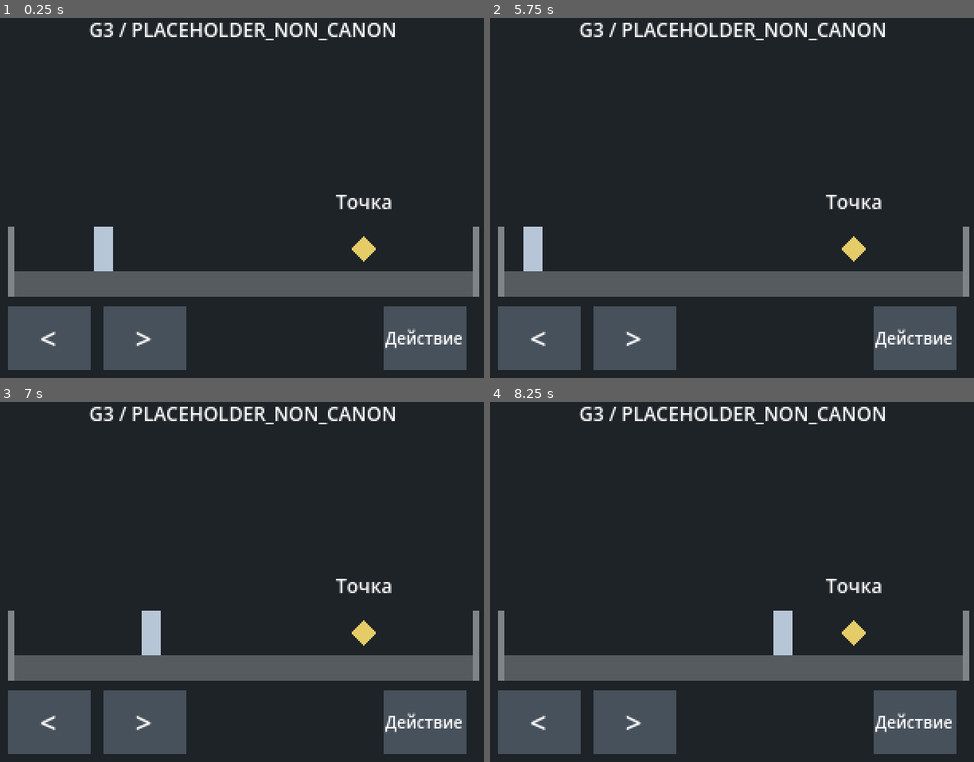
Above: before the commit, frames 1-4 (two rows, left to right).
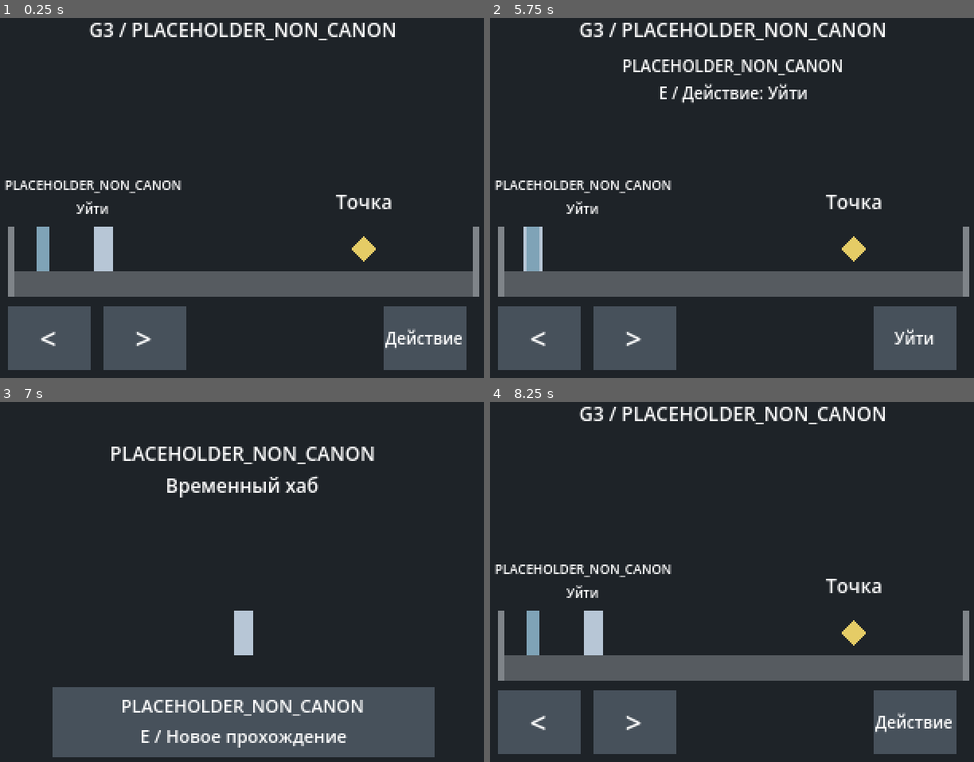
Above: after the commit, the same moments.

Repository: Nozomit01/Invariant
Game: Godot game, scene res://scenes/rooftop.tscn
Same seed, same stepped clock (60 frames per second), same inputs: the game is played once before the commit and once after it.
Inputs (mouse positions are in pixels of both pictures, inside the frame that each line leads up to):
- Up to frame 1 (0.25 s): no input
- Up to frame 2 (5.75 s): tap Enter at 0.5 s; move the mouse to (843, 176) at 0.52 s; hold D (move_right) 0.53-1.28 s; tap 1 (dialogue_choice_1) at 0.6, 3.05, 3.6 s; click (843, 176) at 0.67 s; tap 2 (dialogue_choice_2) at 0.8, 1.35, 3.8, 4.35 s; move the mouse to (630, 212) at 1.27 s; hold A (move_left) 1.28-2.03 s; click (630, 212) at 1.42 s; tap 3 (dialogue_choice_3) at 1.55, 2.1, 4.55, 5.1 s; move the mouse to (785, 111) at 2.02 s; hold E (interact) 2.03-2.78 s; hold D (move_right) 2.03-3.53 s; click (785, 111) at 2.17 s; move the mouse to (707, 270) at 2.77 s; tap E (interact) at 2.85 s; click (707, 270) at 2.92 s; move the mouse to (886, 252) at 3.52 s; hold A (move_left) from 3.53 s (still down); click (886, 252) at 3.67 s; move the mouse to (581, 136) at 4.27 s; click (581, 136) at 4.42 s; move the mouse to (761, 194) at 5.02 s; hold E (interact) from 5.03 s (still down); click (761, 194) at 5.17 s
- Up to frame 3 (7 s): move the mouse to (169, 484) at 5.77 s; release A (move_left) at 5.78 s; release E (interact) at 5.78 s; hold D (move_right) from 5.78 s (still down); tap E (interact) at 5.85 s; click (169, 484) at 5.92 s; tap 1 (dialogue_choice_1) at 6.05, 6.6 s; move the mouse to (353, 560) at 6.52 s; click (353, 560) at 6.67 s; tap 2 (dialogue_choice_2) at 6.8 s
- Up to frame 4 (8.25 s): move the mouse to (630, 596) at 7.27 s; tap 2 (dialogue_choice_2) at 7.35 s; click (630, 596) at 7.42 s; tap 3 (dialogue_choice_3) at 7.55, 8.1 s; move the mouse to (785, 495) at 8.02 s; release D (move_right) at 8.03 s; hold A (move_left) from 8.03 s (still down); hold E (interact) from 8.03 s (still down); click (785, 495) at 8.17 s

The runs differ from the first frame. In frame 1, 1.0% of the frame differs, in the area x 0-38%, y 45-71%; in frame 2, 2.9%; in frame 3, 24%, in the area x 1-100%, y 1-99%; in frame 4, 2.0%.

Commit message:
feat: add G5 technical rooftop exit hub and repeatable run cycle

Diff:
--- a/scenes/rooftop.tscn
+++ b/scenes/rooftop.tscn
@@ -94,6 +94,36 @@
 horizontal_alignment = 1
 vertical_alignment = 1
 
+[node name="Exit_PLACEHOLDER_NON_CANON" type="Node2D" parent="."]
+position = Vector2(34, 154)
+
+[node name="Marker" type="Polygon2D" parent="Exit_PLACEHOLDER_NON_CANON"]
+polygon = PackedVector2Array(-4, -14, 4, -14, 4, 14, -4, 14)
+color = Color(0.5, 0.64, 0.72, 1)
+
+[node name="ExitLabel" type="Label" parent="UI"]
+offset_left = 0.0
+offset_top = 108.0
+offset_right = 132.0
+offset_bottom = 136.0
+mouse_filter = 2
+theme_override_font_sizes/font_size = 8
+text = "PLACEHOLDER_NON_CANON\nУйти"
+horizontal_alignment = 1
+vertical_alignment = 1
+
+[node name="ExitPrompt" type="Label" parent="UI"]
+visible = false
+offset_left = 8.0
+offset_top = 32.0
+offset_right = 312.0
+offset_bottom = 62.0
+mouse_filter = 2
+theme_override_font_sizes/font_size = 10
+text = "PLACEHOLDER_NON_CANON\nE / Действие: Уйти"
+horizontal_alignment = 1
+vertical_alignment = 1
+
 [node name="Dialogue" type="Node2D" parent="UI"]
 visible = false
 script = ExtResource("2_dialogue")
--- /dev/null
+++ b/scenes/technical_hub.tscn
@@ -0,0 +1,66 @@
+[gd_scene load_steps=3 format=3]
+
+[ext_resource type="Script" path="res://scripts/technical_hub.gd" id="1_hub"]
+
+[sub_resource type="RectangleShape2D" id="RectangleShape2D_restart"]
+size = Vector2(240, 44)
+
+[node name="TechnicalHub_PLACEHOLDER_NON_CANON" type="Node2D"]
+script = ExtResource("1_hub")
+
+[node name="Background" type="Polygon2D" parent="."]
+polygon = PackedVector2Array(0, 0, 320, 0, 320, 240, 0, 240)
+color = Color(0.12, 0.14, 0.16, 1)
+
+[node name="Transition" type="Label" parent="."]
+offset_left = 8.0
+offset_top = 92.0
+offset_right = 312.0
+offset_bottom = 148.0
+mouse_filter = 2
+theme_override_font_sizes/font_size = 12
+text = "PLACEHOLDER_NON_CANON\nТехнический переход"
+horizontal_alignment = 1
+vertical_alignment = 1
+
+[node name="Hub" type="Node2D" parent="."]
+visible = false
+
+[node name="Title" type="Label" parent="Hub"]
+offset_left = 8.0
+offset_top = 28.0
+offset_right = 312.0
+offset_bottom = 76.0
+mouse_filter = 2
+theme_override_font_sizes/font_size = 12
+text = "PLACEHOLDER_NON_CANON\nВременный хаб"
+horizontal_alignment = 1
+vertical_alignment = 1
+
+[node name="PLACEHOLDER_NON_CANON" type="Node2D" parent="Hub"]
+position = Vector2(160, 154)
+
+[node name="Rectangle" type="Polygon2D" parent="Hub/PLACEHOLDER_NON_CANON"]
+polygon = PackedVector2Array(-6, -14, 6, -14, 6, 14, -6, 14)
+color = Color(0.72, 0.78, 0.84, 1)
+
+[node name="Restart" type="TouchScreenButton" parent="Hub"]
+position = Vector2(160, 210)
+shape = SubResource("RectangleShape2D_restart")
+shape_visible = false
+action = "interact"
+
+[node name="Background" type="Polygon2D" parent="Hub/Restart"]
+polygon = PackedVector2Array(-120, -22, 120, -22, 120, 22, -120, 22)
+color = Color(0.28, 0.32, 0.36, 1)
+
+[node name="Label" type="Label" parent="Hub/Restart"]
+offset_left = -120.0
+offset_top = -22.0
+offset_right = 120.0
+offset_bottom = 22.0
+mouse_filter = 2
+theme_override_font_sizes/font_size = 11
+text = "PLACEHOLDER_NON_CANON\nE / Новое прохождение"
+horizontal_alignment = 1
+vertical_alignment = 1
--- a/scripts/rooftop.gd
+++ b/scripts/rooftop.gd
@@ -3,6 +3,7 @@
 
 const RunState = preload("res://scripts/state/run_state.gd")
 const DialogueData = preload("res://data/dialogue/g3_test_dialogue.gd")
+const SceneSwitch = preload("res://scripts/technical_scene_switch.gd")
 
 const SPEED := 80.0
 const ACCELERATION := 520.0
@@ -10,15 +11,18 @@
 const LEFT_EDGE := 22.0
 const RIGHT_EDGE := 298.0
 const INTERACTION_DISTANCE := 26.0
+const EXIT_DISTANCE := 12.0
 
 var horizontal_speed := 0.0
 var run_state = RunState.new()
 var demo_page := 0
+var leaving := false
 
 @onready var player: Node2D = $PLACEHOLDER_NON_CANON
 @onready var interaction_point: Node2D = $InteractionPoint
 @onready var prompt: Label = $UI/Prompt
 @onready var dialogue = $UI/Dialogue
+@onready var exit_point: Node2D = $Exit_PLACEHOLDER_NON_CANON
 
 
 func _ready() -> void:
@@ -42,6 +46,8 @@
 
 
 func _physics_process(delta: float) -> void:
+	if leaving:
+		return
 	var direction := Input.get_axis("move_left", "move_right")
 	var rate := ACCELERATION if not is_zero_approx(direction) else BRAKING
 	horizontal_speed = move_toward(horizontal_speed, direction * SPEED, rate * delta)
@@ -51,6 +57,14 @@
 		horizontal_speed = 0.0
 
 	var nearby := absf(player.position.x - interaction_point.position.x) <= INTERACTION_DISTANCE
+	var near_exit := absf(player.position.x - exit_point.position.x) <= EXIT_DISTANCE
+	$UI/ExitPrompt.visible = near_exit
+	$UI/Interact/Label.text = "Уйти" if near_exit else "Действие"
+	if near_exit and Input.is_action_just_pressed("interact"):
+		leaving = true
+		dialogue.stop()
+		SceneSwitch.go_to.call_deferred(self, "res://scenes/technical_hub.tscn")
+		return
 	if not nearby:
 		dialogue.stop()
 	elif Input.is_action_just_pressed("interact"):
@@ -62,3 +76,4 @@
 				break
 	prompt.visible = nearby and not dialogue.visible
 	$UI/PointLabel.visible = not dialogue.visible
+	$UI/ExitLabel.visible = not dialogue.visible
--- /dev/null
+++ b/scripts/technical_hub.gd
@@ -0,0 +1,25 @@
+extends Node2D
+## PLACEHOLDER_NON_CANON: stationary technical hub, not the GDD's full hub.
+
+const SceneSwitch = preload("res://scripts/technical_scene_switch.gd")
+var ready_for_restart := false
+var returning := false
+
+
+func _ready() -> void:
+	$Hub.hide()
+	$Transition.show()
+	# A short UI transition only; no narrative time or ending is simulated.
+	await get_tree().create_timer(0.35).timeout
+	SceneSwitch.release_pressed_input()
+	$Transition.hide()
+	$Hub.show()
+	ready_for_restart = true
+
+
+func _unhandled_input(event: InputEvent) -> void:
+	if not ready_for_restart or returning:
+		return
+	if event.is_action_pressed("interact") and not event.is_echo():
+		returning = true
+		SceneSwitch.go_to.call_deferred(self, "res://scenes/rooftop.tscn")
--- /dev/null
+++ b/scripts/technical_scene_switch.gd
@@ -0,0 +1,30 @@
+extends RefCounted
+## Shared cleanup for the two G5 scene replacements; no persistent manager.
+
+
+static func release_pressed_input() -> void:
+	Input.flush_buffered_events()
+	for action in InputMap.get_actions():
+		for binding in InputMap.action_get_events(action):
+			if binding is InputEventKey:
+				var released := binding.duplicate() as InputEventKey
+				released.pressed = false
+				released.echo = false
+				Input.parse_input_event(released)
+		Input.action_release(action)
+	for button in [MOUSE_BUTTON_LEFT, MOUSE_BUTTON_RIGHT, MOUSE_BUTTON_MIDDLE]:
+		if Input.is_mouse_button_pressed(button):
+			var released := InputEventMouseButton.new()
+			released.button_index = button
+			Input.parse_input_event(released)
+	Input.flush_buffered_events()
+
+
+static func go_to(owner: CanvasItem, path: String) -> void:
+	# Hiding first releases TouchScreenButton finger ownership as well as actions.
+	owner.hide()
+	release_pressed_input()
+	var error := owner.get_tree().change_scene_to_file(path)
+	if error != OK:
+		owner.show()
+		push_error("G5 technical scene replacement failed: " + error_string(error))
--- /dev/null
+++ b/tests/g5_cycle_smoke.gd
@@ -0,0 +1,151 @@
+extends SceneTree
+## Real scene replacement and input across repeated technical runs.
+
+const ROOF := "res://scenes/rooftop.tscn"
+const HUB := "res://scenes/technical_hub.tscn"
+var failures := 0
+
+
+func _initialize() -> void:
+	_run.call_deferred()
+
+
+func _check(condition: bool, description: String) -> void:
+	if condition:
+		print("PASS: ", description)
+	else:
+		failures += 1
+		print("FAIL: ", description)
+
+
+func _frames(count: int = 2) -> void:
+	for frame in range(count):
+		await physics_frame
+		await process_frame
+
+
+func _key(code: Key, pressed: bool, echo: bool = false) -> void:
+	var event := InputEventKey.new()
+	event.physical_keycode = code
+	event.pressed = pressed
+	event.echo = echo
+	Input.parse_input_event(event)
+
+
+func _tap_key(code: Key) -> void:
+	_key(code, true)
+	await _frames()
+	_key(code, false)
+	await _frames()
+
+
+func _touch(index: int, position: Vector2, pressed: bool) -> void:
+	var event := InputEventScreenTouch.new()
+	event.index = index
+	event.position = position
+	event.pressed = pressed
+	root.push_input(event, true)
+
+
+func _clean_input() -> bool:
+	for code in [KEY_A, KEY_D, KEY_LEFT, KEY_RIGHT, KEY_E, KEY_1, KEY_2, KEY_3]:
+		if Input.is_physical_key_pressed(code):
+			return false
+	for action in [&"move_left", &"move_right", &"interact", &"dialogue_choice_1", &"dialogue_choice_2", &"dialogue_choice_3"]:
+		if Input.is_action_pressed(action):
+			return false
+	return true
+
+
+func _scene_count() -> int:
+	var count := 0
+	for node in root.get_children():
+		if node.scene_file_path in [ROOF, HUB]:
+			count += 1
+	return count
+
+
+func _run() -> void:
+	if not ResourceLoader.exists(HUB):
+		print("FAIL: G5 technical hub does not exist yet")
+		quit(1)
+		return
+	var first := (load(ROOF) as PackedScene).instantiate()
+	root.add_child(first)
+	current_scene = first
+	await _frames()
+	var initial: Dictionary = first.run_state.snapshot()
+	for cycle in range(4):
+		var rooftop = current_scene
+		_check(rooftop.scene_file_path == ROOF and _scene_count() == 1, "one rooftop at cycle " + str(cycle))
+		_check(rooftop.run_state.snapshot() == initial and rooftop.demo_page == 0, "fresh G4 state and dialogue context")
+		var player := rooftop.get_node("PLACEHOLDER_NON_CANON") as Node2D
+		_check(is_equal_approx(player.position.x, 72.0), "new run starts at the original spawn")
+		if cycle in [1, 2]:
+			player.position.x = 236.0
+			await _frames()
+			for choice in [KEY_1, KEY_1, KEY_2, KEY_2]:
+				await _tap_key(KEY_E)
+				await _tap_key(choice)
+			_check(rooftop.run_state.snapshot() == {&"anxiety": 1, &"anger": 1, &"boredom": 1, &"apathy": 1}, "dialogue updates all four G4 states before exit")
+		if cycle <= 1:
+			_key(KEY_A, true)
+			await _frames(180 if cycle == 1 else 55)
+		else:
+			player.position.x = 34.0
+			await _frames()
+		_check(current_scene == rooftop, "walking to the exit does not leave automatically")
+		_check(rooftop.get_node("UI/ExitPrompt").visible and rooftop.get_node("UI/Interact/Label").text == "Уйти", "exit advertises the explicit leave action")
+		var old_roof: WeakRef = weakref(rooftop)
+		if cycle <= 1:
+			_key(KEY_1, true)
+			_key(KEY_E, true)
+		else:
+			_touch(0, Vector2(38, 210), true)
+			_touch(1, Vector2(274, 210), true)
+		await _frames()
+		if current_scene == null or current_scene.scene_file_path != HUB:
+			_check(false, "leave reaches the technical hub")
+			quit(1)
+			return
+		var hub = current_scene
+		_check(hub.get_node("Transition").visible and not hub.get_node("Hub").visible, "brief technical transition precedes hub controls")
+		_check(old_roof.get_ref() == null and _scene_count() == 1, "old roof freed without duplicate scenes")
+		_check(_clean_input(), "exit clears held keyboard or multitouch actions")
+		await _frames(30)
+		_check(current_scene == hub and hub.ready_for_restart, "held exit input does not skip the hub")
+		var hub_player := hub.get_node("Hub/PLACEHOLDER_NON_CANON") as Node2D
+		var fixed_position := hub_player.position
+		_key(KEY_A, true)
+		await _frames(8)
+		_key(KEY_A, false)
+		_check(hub_player.position == fixed_position, "hub character cannot walk")
+		_key(KEY_E, true, true)
+		await _frames()
+		_check(current_scene == hub, "keyboard auto-repeat cannot start a run")
+		_key(KEY_E, false)
+		_key(KEY_1, false)
+		_touch(0, Vector2(38, 210), false)
+		_touch(1, Vector2(274, 210), false)
+		await _frames()
+		var old_hub: WeakRef = weakref(hub)
+		if cycle <= 1:
+			_key(KEY_E, true)
+		else:
+			_touch(2, Vector2(160, 210), true)
+		await _frames(4)
+		_check(current_scene != null and current_scene.scene_file_path == ROOF, "new-run action returns to the roof")
+		_check(old_hub.get_ref() == null and _scene_count() == 1, "old hub freed without duplicate scenes")
+		_check(_clean_input(), "new roof inherits no held actions")
+		_key(KEY_E, false)
+		_touch(2, Vector2(160, 210), false)
+		await _frames(8)
+		_check(is_equal_approx(current_scene.get_node("PLACEHOLDER_NON_CANON").position.x, 72.0), "new run stays still without fresh movement input")
+		_check(current_scene.run_state.snapshot() == initial, "all old run parameters were discarded")
+	var final_player := current_scene.get_node("PLACEHOLDER_NON_CANON") as Node2D
+	_key(KEY_D, true)
+	await _frames(8)
+	_key(KEY_D, false)
+	_check(final_player.position.x > 72.0, "fresh movement input works after repeated cycles")
+	print("G5 cycle failures: ", failures)
+	quit(0 if failures == 0 else 1)
Not shown, added: scripts/technical_hub.gd.uid
Not shown, added: scripts/technical_scene_switch.gd.uid
Not shown, added: tests/g5_cycle_smoke.gd.uid
Not shown, added: docs/production/G5_CYCLE_2026-10-19.md
